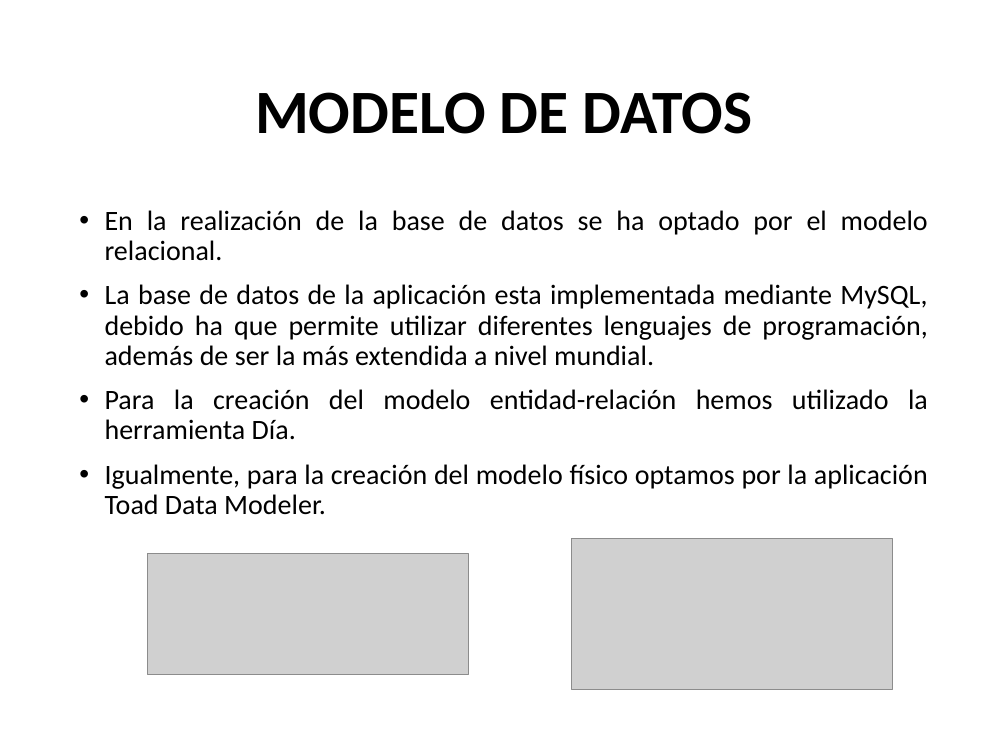
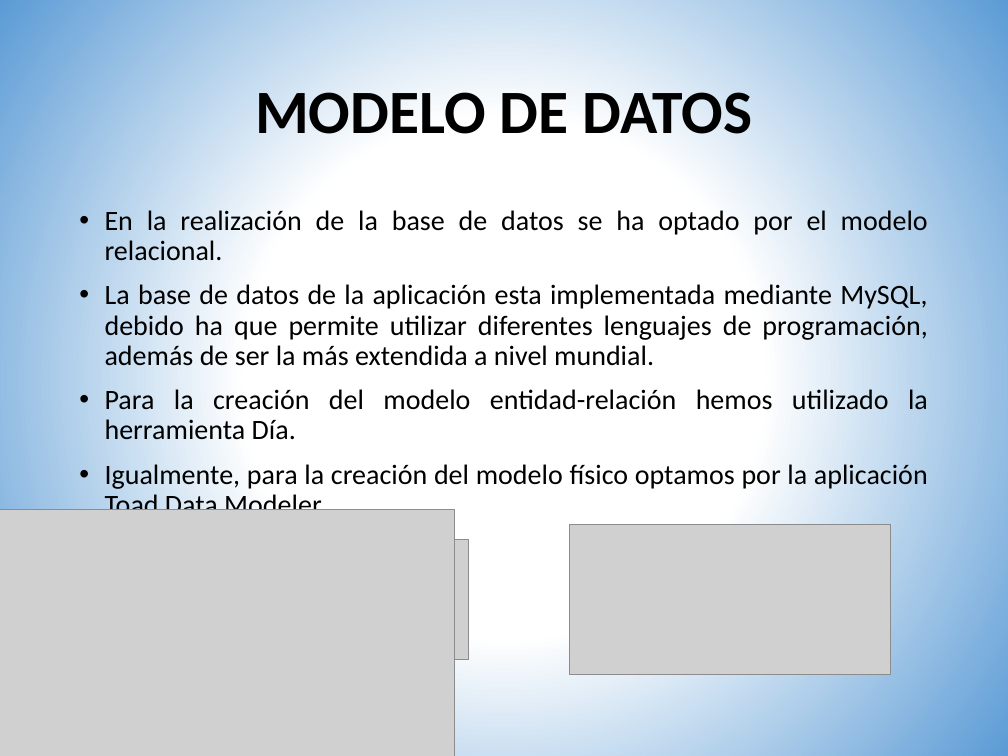
Before and after one commit to neglato/001_Proyecto_centro_buena, a slide deck: slide 17 of BBDD/exposicion.pptx. Drawn at 1008x756 pixels with LibreOffice and Linux fonts; fonts in the diff are those of the drawing; grey boxes stand for pictures. Boxes give left, top, right and bottom in pixels: in the first picture for what was removed or moved away, otherwise in the second. Text is boxed around its words. In the diff, an @@ line names an element or a change of style, - is before the commit and + after.

```diff
--- a/BBDD/exposicion.pptx
+++ b/BBDD/exposicion.pptx
@@ background #FFFFFF to gradient #FFFFFF to #5B9BD5 @@
@@ picture added at [0, 510, 455, 756] @@
@@ picture: place and size @@
-picture at [148, 554, 470, 674]
+picture at [148, 539, 470, 659]
@@ picture: place and size @@
-picture at [572, 538, 893, 688]
+picture at [570, 524, 891, 674]
```
Also in this commit, not shown: 28 other slides changed, 4 slides added, 3 slides removed.
